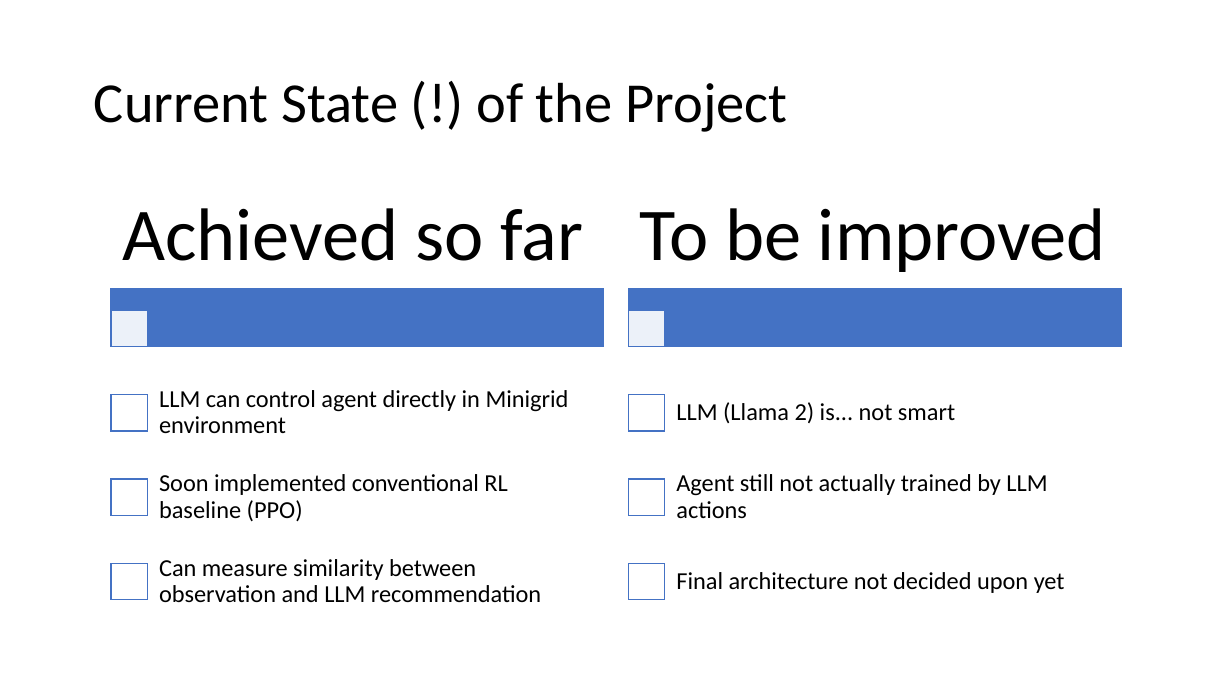
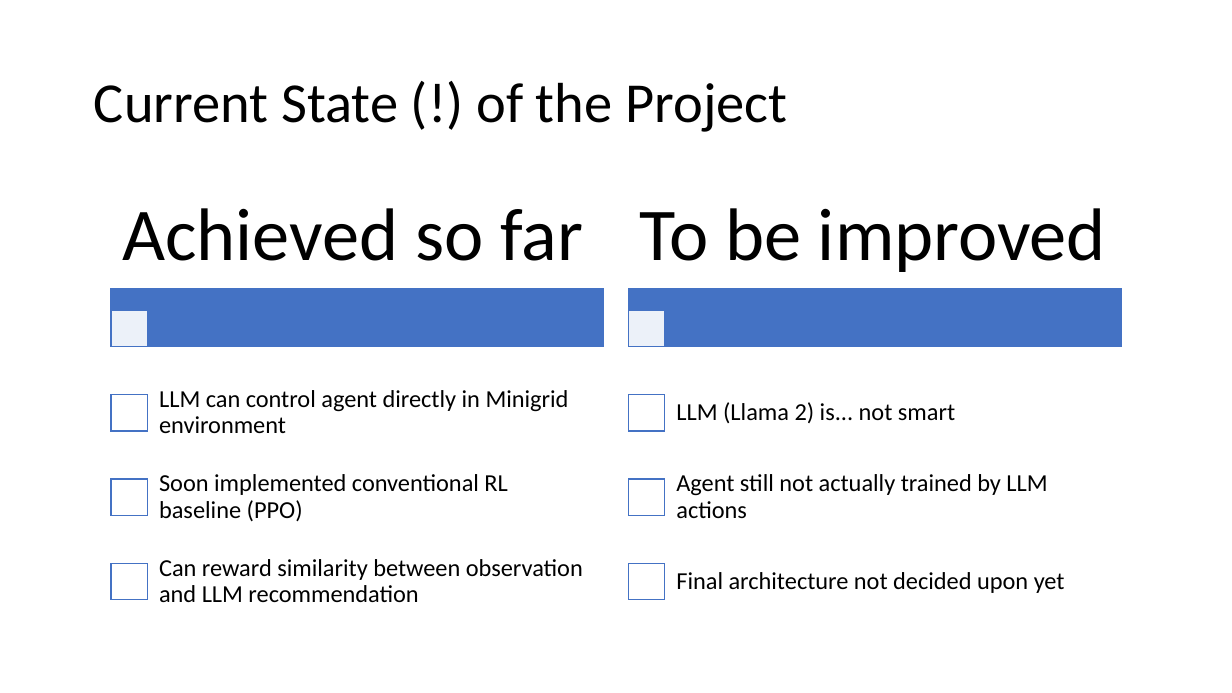
Before and after one commit to jonatan-hanssen/in5490-project, a slide deck: slide 4 of doc/Integrating Large Language Models into Reinforcement Learning.pptx. Drawn at 1232x693 pixels with LibreOffice and Linux fonts; fonts in the diff are those of the drawing. Boxes give left, top, right and bottom in pixels: in the first picture for what was removed or moved away, otherwise in the second. Text is boxed around its words. In the diff, an @@ line names an element or a change of style, - is before the commit and + after.

Commit message:
Add files via upload
pdf versions of presentations added

```diff
--- a/doc/Integrating Large Language Models into Reinforcement Learning.pptx
+++ b/doc/Integrating Large Language Models into Reinforcement Learning.pptx
@@ text at [159, 559, 583, 602]: text changed @@
-Can measure similarity between observation and LLM recommendation
+Can reward similarity between observation and LLM recommendation
```
Also in this commit, not shown: 1 other slide changed, 2 other files.
